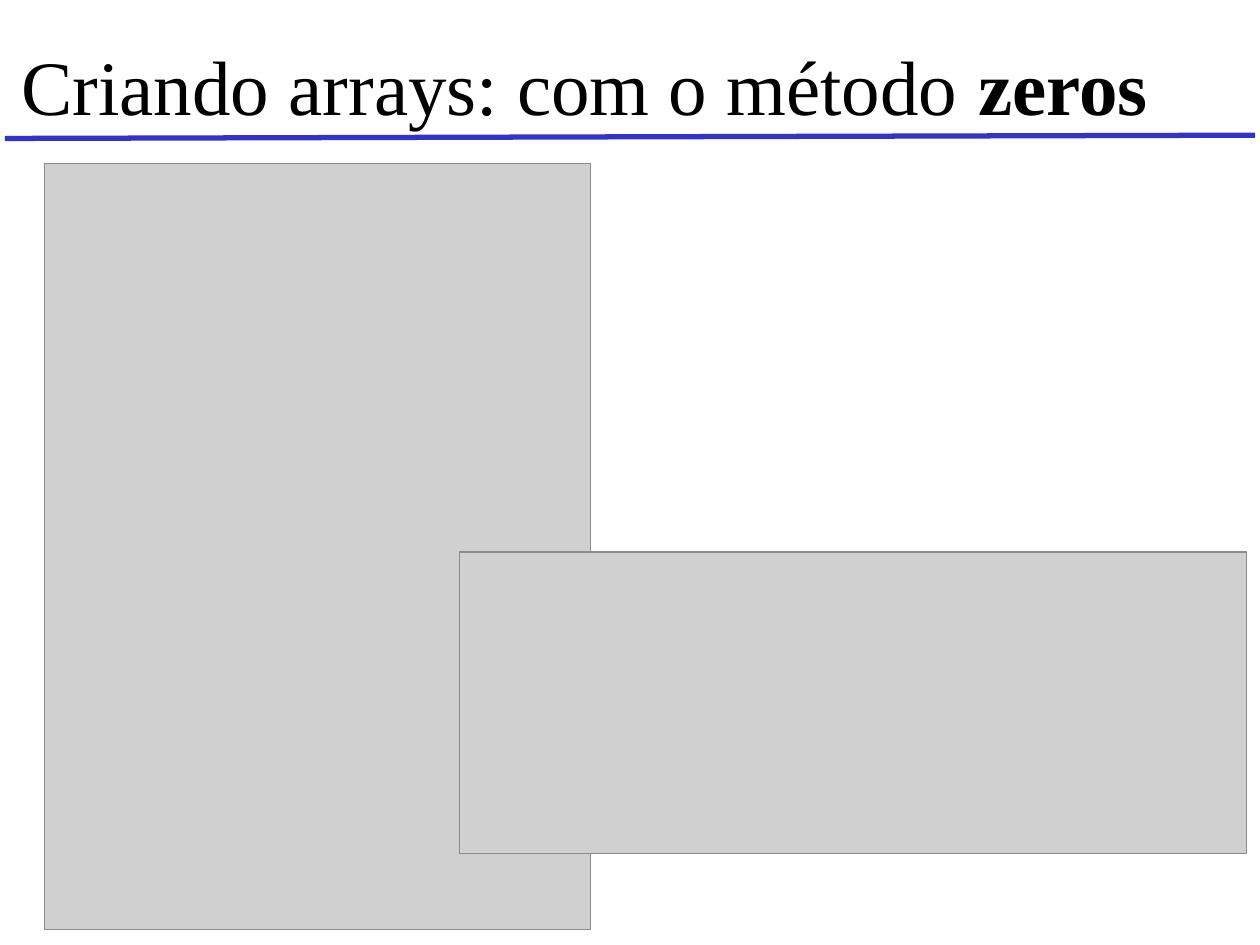
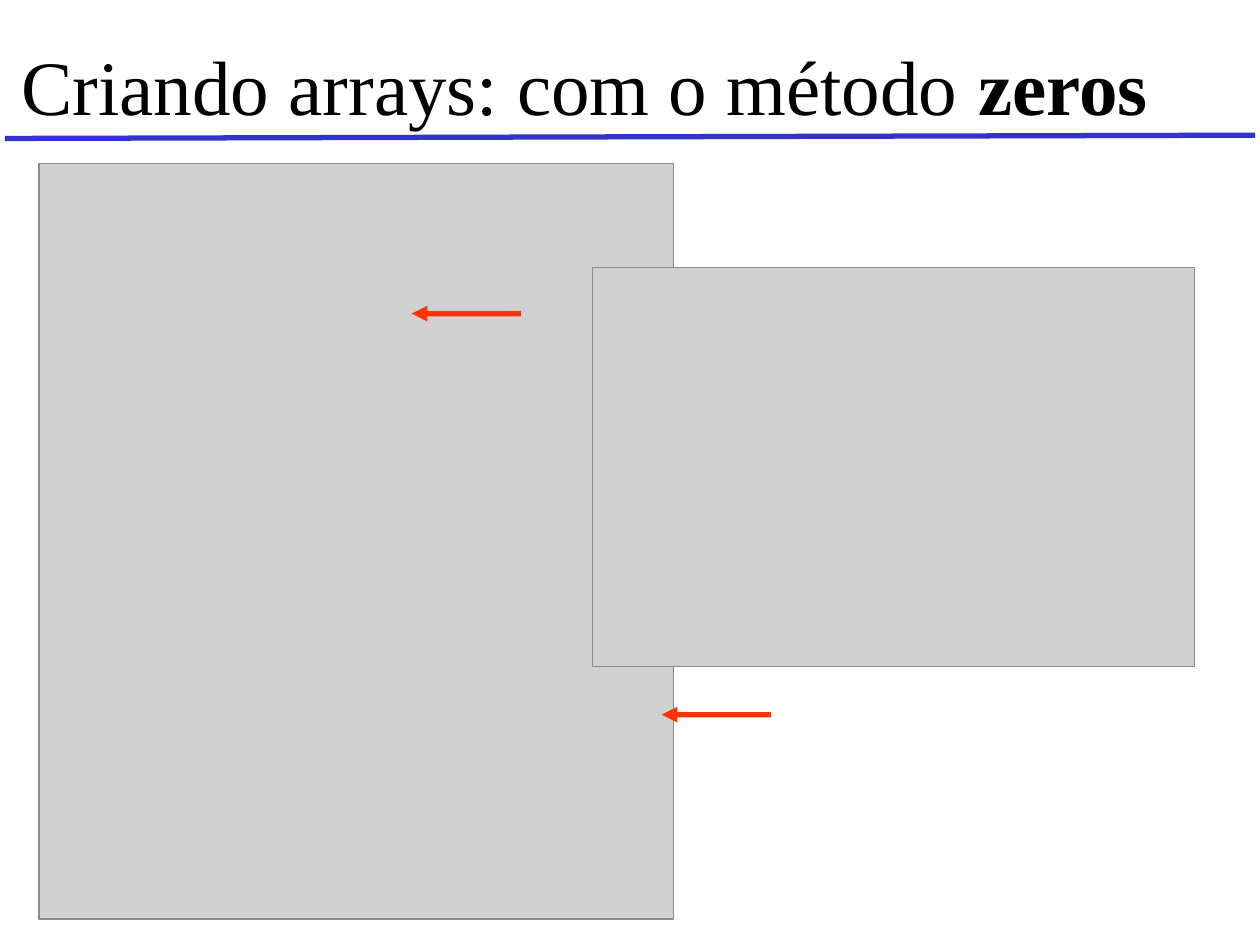
Before and after one commit to omerobertol/Python_AgentesInteligentes, a slide deck: slide 7 of PPT/NumPy.ppt. Drawn at 1260x945 pixels with LibreOffice and Linux fonts; fonts in the diff are those of the drawing; grey boxes stand for pictures; background and template pictures are left out. Boxes give left, top, right and bottom in pixels: in the first picture for what was removed or moved away, otherwise in the second. Text is boxed around its words. In the diff, an @@ line names an element or a change of style, - is before the commit and + after.

```diff
--- a/PPT/NumPy.ppt
+++ b/PPT/NumPy.ppt
@@ picture: place and size @@
-picture at (44,164,590,930)
+picture at (39,164,673,919)
@@ picture: place and size @@
-picture at (460,552,1247,853)
+picture at (592,267,1194,667)
@@ arrow added from (520, 314) to (412, 314), #FF3300 3 pt @@
@@ arrow added from (771, 714) to (662, 714), #FF3300 3 pt @@
```
Also in this commit, not shown: 6 other slides changed, 10 other files.
